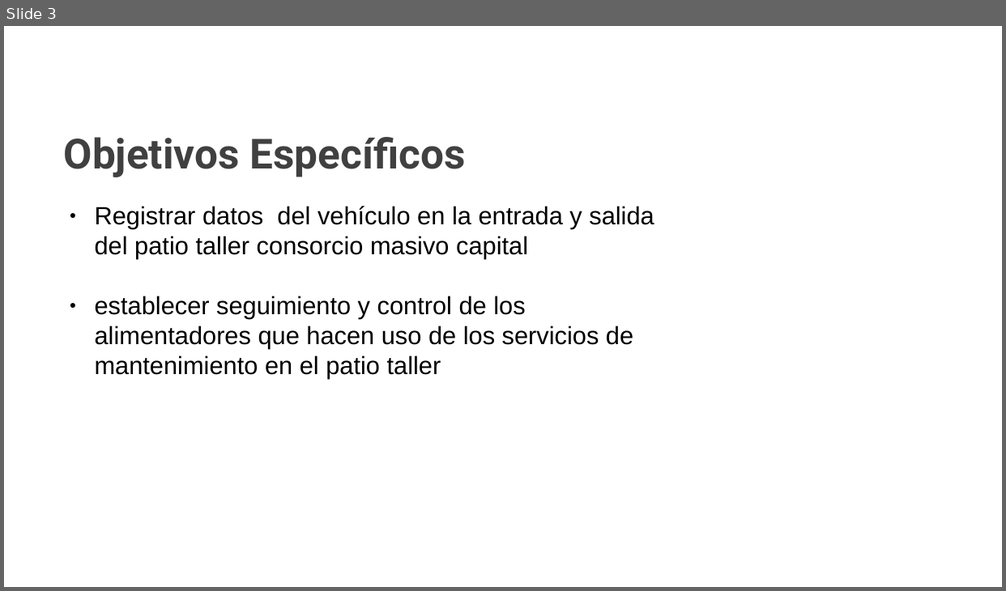
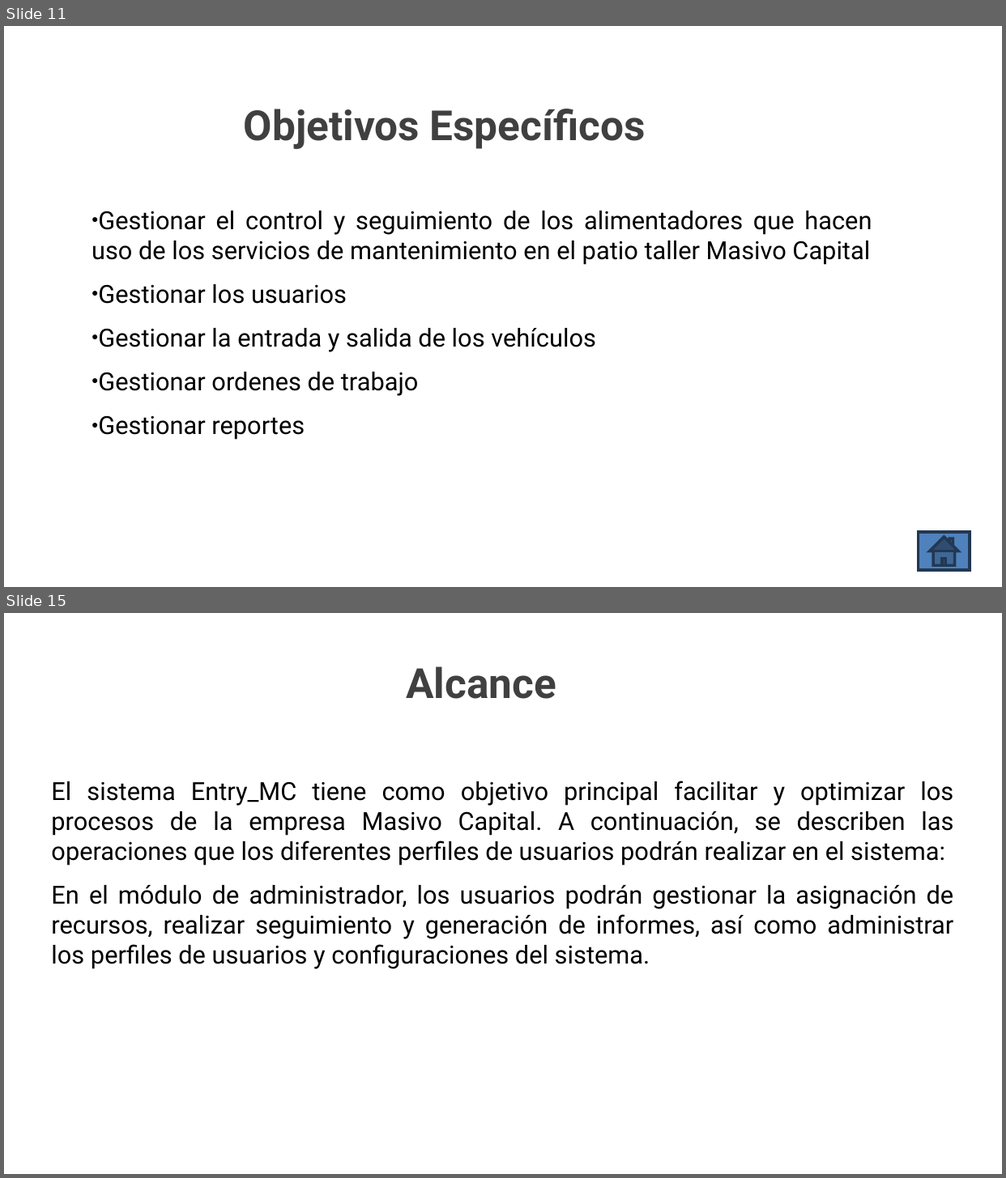
Before and after one commit to Mmartinez951/Desarrollo_Final_EntryMC, a slide deck: 1.Docs/Trimestre I/Presentación EntryMC.pptx. Shown one above the other, each under a label of ours: slide 3 before the commit, slides 11 and 15 after it; the slides between them are not shown. The pictures are 1006x591 and 1006x1178 pixels, drawn with LibreOffice and Linux fonts; fonts in the diff are those of the drawing; background and template pictures are left out. Boxes give left, top, right and bottom in pixels: in the first picture for what was removed or moved away, otherwise in the second. Text is boxed around its words. In the diff, an @@ line names an element or a change of style, - is before the commit and + after.

```diff
--- a/1.Docs/Trimestre I/Presentación EntryMC.pptx
+++ b/1.Docs/Trimestre I/Presentación EntryMC.pptx
@@ slide 15 added at [4, 613, 1002, 1174], background picture (left out) @@
@@ title added at [406, 666, 556, 699], 30 pt, text #404040, bold @@
+Alcance
@@ subtitle added at [51, 781, 954, 969], 18 pt, text #000000 @@
+El sistema Entry_MC tiene como objetivo principal facilitar y optimizar los procesos de la empresa Masivo Capital. A continuación, se describen las operaciones que los diferentes perfiles de usuarios podrán realizar en el sistema:
+En el módulo de administrador, los usuarios podrán gestionar la asignación de recursos, realizar seguimiento y generación de informes, así como administrar los perfiles de usuarios y configuraciones del sistema.
@@ what was slide 3 is now slide 11 @@
@@ slide 11 changed as well @@
@@ title "Objetivos Específicos": place and size @@
-title "Objetivos Específicos" at [64, 137, 466, 177]
+title "Objetivos Específicos" at [244, 109, 646, 149]
@@ title "Objetivos Específicos" at [244, 109, 646, 149]: indent changed; line spacing 1 to 0.9; vertical alignment top to middle @@
@@ text at [91, 211, 872, 440]: text changed; font Arial to Roboto @@
-● Registrar datos del vehículo en la entrada y salida del patio taller consorcio masivo capital
-● establecer seguimiento y control de los alimentadores que hacen uso de los servicios de mantenimiento en el patio taller
+● Gestionar el control y seguimiento de los alimentadores que hacen uso de los servicios de mantenimiento en el patio taller Masivo Capital
+● Gestionar los usuarios
+● Gestionar la entrada y salida de los vehículos
+● Gestionar ordenes de trabajo
+● Gestionar reportes
@@ action button home added at [918, 532, 969, 570], fill #4F81BD, outline #233953 2 pt @@
```
Also in this commit, not shown: 5 other slides changed, 19 other slides added, 4 slides removed.
